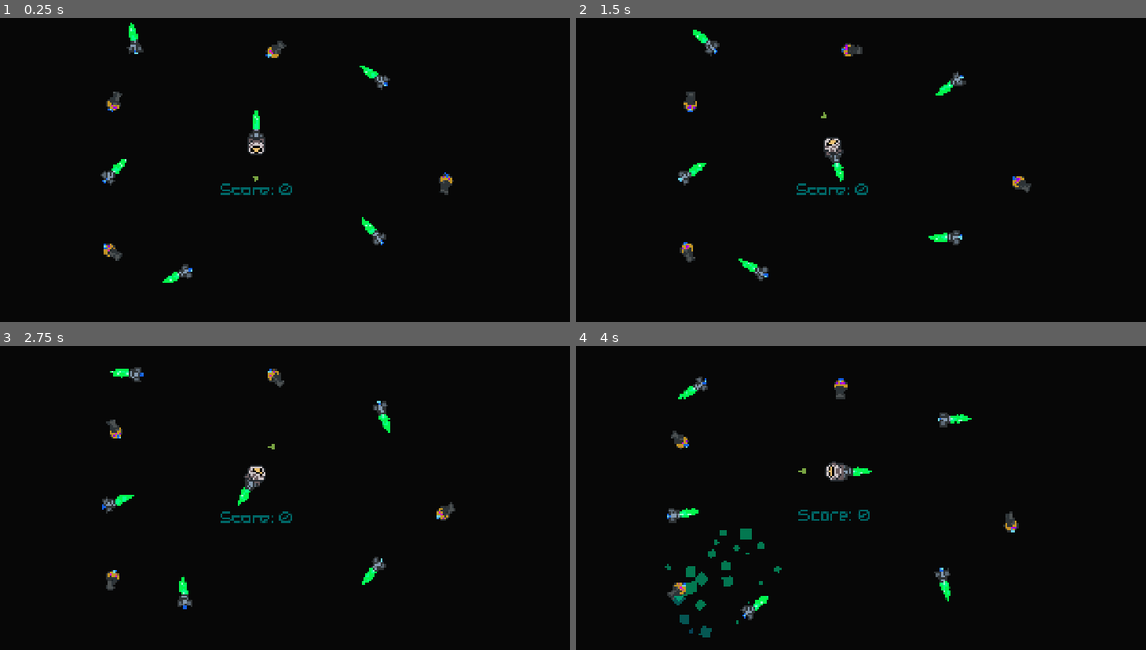
Above: before the commit, frames 1-4 (two rows, left to right).
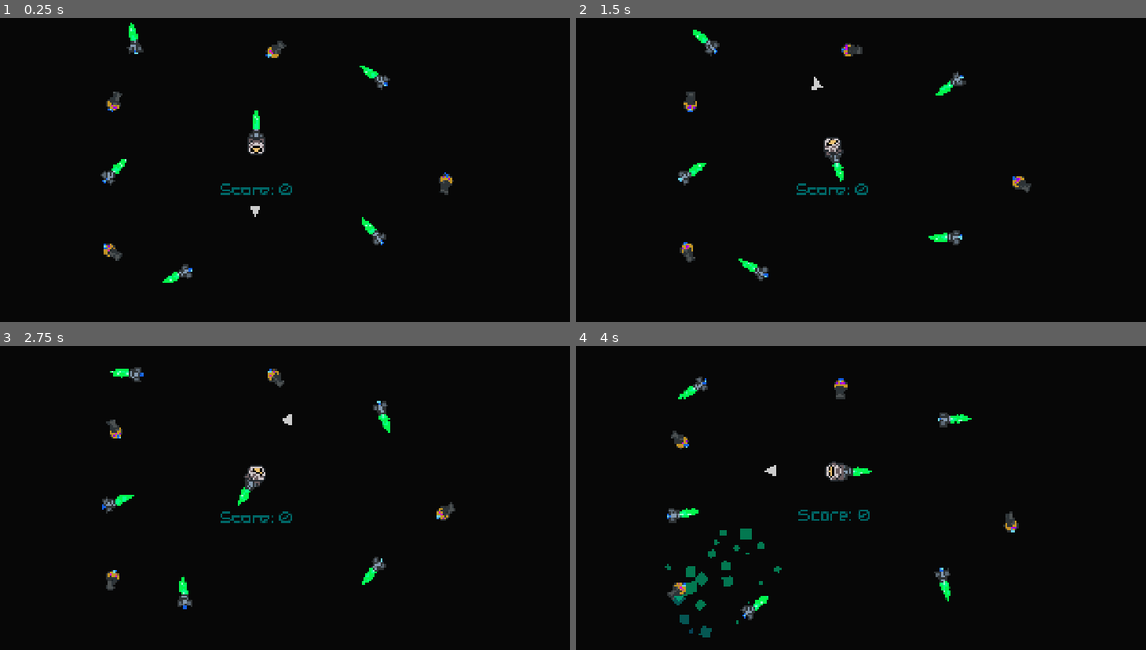
Above: after the commit, the same moments.

Repository: Leeway001Write/melonJam6
Game: Godot game, scene res://Levels/world.tscn
Two runs of this game, one before a commit and one after it. Both use one fixed random seed, a clock stepped at 60 frames per second and the inputs below.
Inputs:
- Up to frame 1 (0.25 s): no input
- Up to frame 2 (1.5 s): hold D (right) 0.53-1.28 s; hold Space (fire) 0.53-1.28 s; hold A (left) from 1.28 s (still down); tap Space (fire) at 1.35 s
- Up to frame 3 (2.75 s): release A (left) at 2.03 s; hold D (right) from 2.03 s (still down); hold Space (fire) from 2.03 s (still down)
- Up to frame 4 (4 s): release D (right) at 2.78 s; release Space (fire) at 2.78 s; hold W (forward) 2.78-3.53 s; tap Space (fire) at 2.85 s; hold A (left) from 3.53 s (still down); hold Space (fire) from 3.53 s (still down)

The runs differ from the first frame. In frame 1, less than 0.1% of the frame differs, in the area x 43-46%, y 52-66%; in frame 2, less than 0.1%; in frame 3, less than 0.1%; in frame 4, less than 0.1%, in the area x 33-45%, y 39-43%.

Commit message:
Edited arrow

Diff:
--- a/escape-from-greenland/Prefabs/ship.tscn
+++ b/escape-from-greenland/Prefabs/ship.tscn
@@ -64,7 +64,7 @@
 [node name="Sprite2D" type="Sprite2D" parent="."]
 z_index = 1
 position = Vector2(3, -1)
-rotation = -0.0491019
+rotation = -0.0599339
 scale = Vector2(-0.191657, -0.191657)
 texture = ExtResource("2_dpy1d")
 region_enabled = true
@@ -165,12 +165,13 @@
 parameters/looping = true
 
 [node name="Arrow" type="Node2D" parent="."]
-modulate = Color(0.47451, 0.643137, 0.258824, 1)
 
 [node name="ArrowSprite" type="MeshInstance2D" parent="Arrow"]
-position = Vector2(202, 0)
+modulate = Color(1, 1, 1, 0.545098)
+z_index = 10
+position = Vector2(400, 0)
 rotation = -1.57079
-scale = Vector2(42.2465, 42.2465)
+scale = Vector2(75, 75)
 mesh = SubResource("PrismMesh_o8k4e")
 
 [connection signal="area_entered" from="Area2D" to="." method="_on_area_2d_area_entered"]
